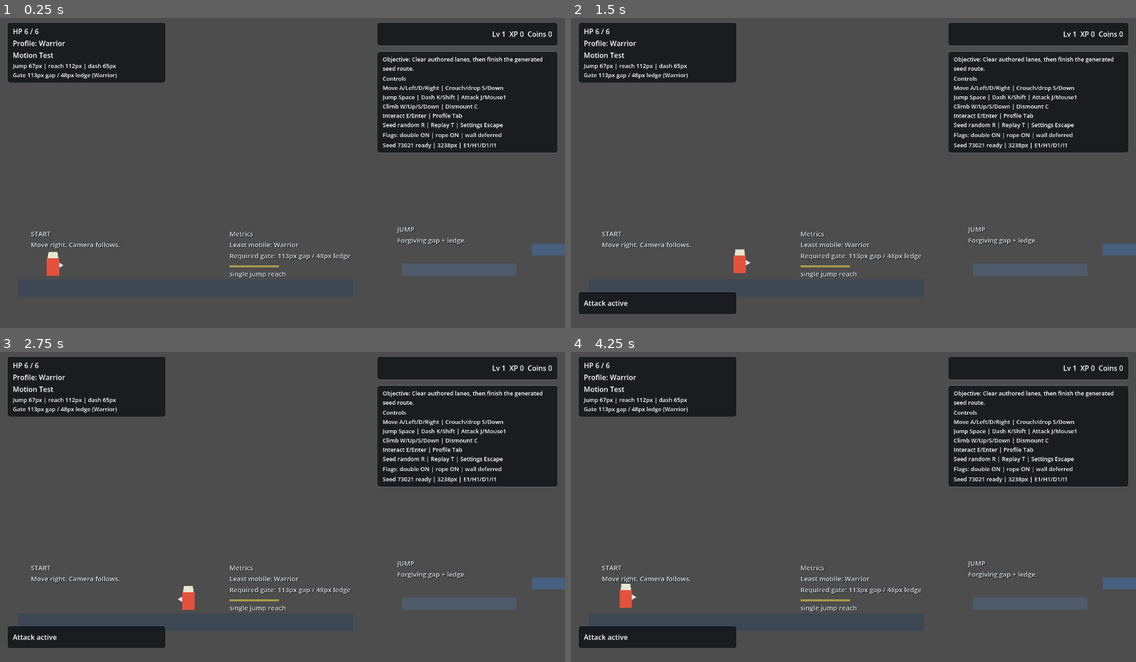
Above: before the commit, frames 1-4 (two rows, left to right).
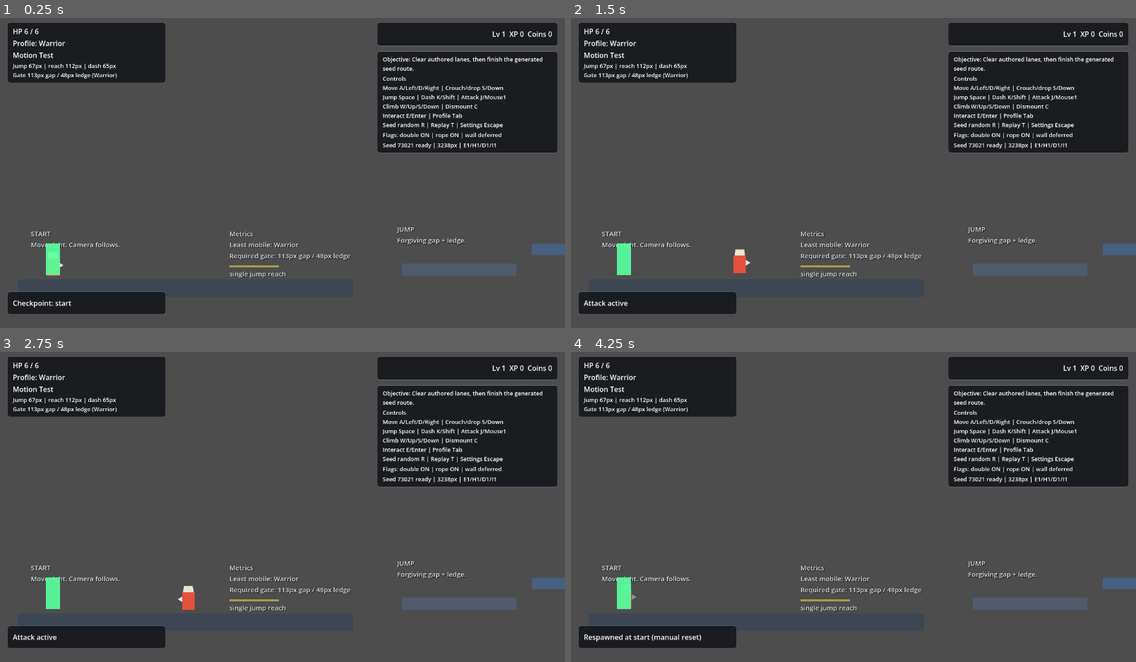
Above: after the commit, the same moments.

Repository: simpleusername96/cardborne-platformer
Game: Godot game, scene res://scenes/main/Main.tscn
Two runs of this game, one before a commit and one after it. Both use one fixed random seed, a clock stepped at 60 frames per second and the inputs below.
Inputs (mouse positions are in pixels of both pictures, inside the frame that each line leads up to):
- Up to frame 1 (0.25 s): no input
- Up to frame 2 (1.5 s): tap Enter at 0.5 s; move the mouse to (977, 157) at 0.52 s; hold D (move_right) from 0.53 s (still down); tap J (attack) at 0.6 s; click (977, 157) at 0.67 s; tap Space (jump) at 0.77, 1.07 s; tap K (dash) at 0.8, 1.35 s; move the mouse to (740, 188) at 1.27 s
- Up to frame 3 (2.75 s): tap Space (jump) at 1.52, 1.55, 1.82, 2.1 s; move the mouse to (339, 438) at 2.02 s; release D (move_right) at 2.03 s; hold A (move_left) from 2.03 s (still down); tap J (attack) at 2.3 s
- Up to frame 4 (4.25 s): move the mouse to (825, 572) at 2.77 s; release A (move_left) at 2.78 s; hold D (move_right) from 2.78 s (still down); tap J (attack) at 2.85 s; click (825, 572) at 2.92 s; tap Space (jump) at 3.02, 3.32, 3.77, 3.8, 4.07 s; tap K (dash) at 3.05, 3.6 s; move the mouse to (1023, 556) at 3.52 s; tap Backspace (reset_testbed) at 4.15 s

The runs differ from the first frame. In frame 1, 2.2% of the frame differs, in the area x 1-30%, y 72-96%; in frame 2, 0.3%; in frame 3, 0.3%; in frame 4, 0.5%.

Commit message:
Add checkpoint respawn recovery

Diff:
--- a/scripts/autoload/Game.gd
+++ b/scripts/autoload/Game.gd
@@ -106,7 +106,7 @@
 		["open_build_panel", "profile debug"],
 		["regenerate_landscape", "random seed"],
 		["replay_landscape", "replay seed"],
-		["reset_testbed", "reset player"],
+		["reset_testbed", "checkpoint reset"],
 		["pause", "settings"],
 	]
 	var lines: Array[String] = []
@@ -161,9 +161,17 @@
 
 func _on_player_died() -> void:
 	SignalBus.status_message_changed.emit("Player defeated")
-	call_deferred("_reload_after_death")
+	call_deferred("_recover_after_death")
 
 
-func _reload_after_death() -> void:
-	await get_tree().create_timer(0.7).timeout
+func _recover_after_death() -> void:
+	await get_tree().create_timer(0.45).timeout
+	if RunState.current_health > 0:
+		return
+
+	var active_stage := get_tree().get_first_node_in_group("active_stage")
+	if active_stage != null and active_stage.has_method("respawn_player_after_defeat"):
+		active_stage.respawn_player_after_defeat()
+		return
+
 	reload_current_stage()
--- a/scripts/autoload/RunState.gd
+++ b/scripts/autoload/RunState.gd
@@ -157,6 +157,11 @@
 	SignalBus.player_health_changed.emit(current_health, max_health)
 
 
+func revive_player() -> void:
+	current_health = max_health
+	SignalBus.player_health_changed.emit(current_health, max_health)
+
+
 func set_setting(setting_name: String, value: Variant) -> void:
 	if not settings.has(setting_name):
 		push_warning("Unknown setting: %s" % setting_name)
--- a/scripts/autoload/SignalBus.gd
+++ b/scripts/autoload/SignalBus.gd
@@ -14,3 +14,4 @@
 signal testbed_flags_changed(flags: Dictionary)
 signal testbed_objective_changed(objective: String)
 signal testbed_route_status_changed(status: String)
+signal checkpoint_changed(checkpoint_id: String, checkpoint_position: Vector2)
--- a/scripts/player/PlayerController.gd
+++ b/scripts/player/PlayerController.gd
@@ -276,6 +276,27 @@
 	camera.make_current()
 
 
+func respawn_at(respawn_position: Vector2, invulnerability_time: float) -> void:
+	global_position = respawn_position
+	velocity = Vector2.ZERO
+	coyote_timer = 0.0
+	jump_buffer_timer = 0.0
+	dash_timer = 0.0
+	dash_cooldown_timer = 0.0
+	attack_cooldown_timer = 0.0
+	attack_timer = 0.0
+	one_way_drop_timer = 0.0
+	is_dashing = false
+	is_climbing = false
+	climbable_count = 0
+	invulnerability_timer = invulnerability_time
+	set_collision_mask_value(2, true)
+	attack_hitbox.set_active(false, false)
+	attack_hitbox.visible = false
+	dash_charges_left = _max_dash_charges()
+	extra_jumps_left = _max_extra_jumps()
+
+
 func _apply_run_state() -> void:
 	stats = RunState.get_effective_stats()
 	var profile := RunState.selected_profile
--- /dev/null
+++ b/scripts/stages/FallResetZone.gd
@@ -0,0 +1,32 @@
+class_name FallResetZone
+extends Area2D
+
+@export var zone_size: Vector2 = Vector2(2000.0, 160.0)
+@export var reason: String = "fall"
+
+
+func _ready() -> void:
+	collision_layer = 0
+	collision_mask = 4
+	body_entered.connect(_on_body_entered)
+	_ensure_shape()
+
+
+func _on_body_entered(body: Node) -> void:
+	if not body.is_in_group("player"):
+		return
+
+	var active_stage := get_tree().get_first_node_in_group("active_stage")
+	if active_stage != null and active_stage.has_method("respawn_player"):
+		active_stage.respawn_player(reason)
+
+
+func _ensure_shape() -> void:
+	if get_node_or_null("CollisionShape2D") != null:
+		return
+
+	var shape := CollisionShape2D.new()
+	var rect := RectangleShape2D.new()
+	rect.size = zone_size
+	shape.shape = rect
+	add_child(shape)
--- a/scripts/stages/MotionTestStage.gd
+++ b/scripts/stages/MotionTestStage.gd
@@ -27,6 +27,7 @@
 	_set_player_spawn(Vector2(120.0, GROUND_TOP - PLAYER_FOOT_OFFSET))
 	_build_authored_route()
 	_build_generated_route(active_seed, false)
+	_rebuild_fall_reset_zone()
 	super._ready()
 	_configure_spawned_player()
 	_publish_testbed_context("Clear authored lanes, then finish the generated seed route.")
@@ -42,7 +43,7 @@
 		_build_generated_route(active_seed, true)
 	elif event.is_action_pressed("reset_testbed"):
 		get_viewport().set_input_as_handled()
-		_reset_player_to(player_spawn.global_position if player_spawn != null else Vector2(120.0, GROUND_TOP - PLAYER_FOOT_OFFSET))
+		respawn_player("manual reset")
 
 
 func complete_stage() -> void:
@@ -99,6 +100,7 @@
 		Vector2(70.0, 545.0),
 		300.0
 	)
+	_add_checkpoint(test_objects, "CheckpointStart", Vector2(120.0, GROUND_TOP - PLAYER_FOOT_OFFSET), "start")
 	_add_label(
 		world,
 		"Metrics\nLeast mobile: %s\nRequired gate: %.0fpx gap / %.0fpx ledge" % [least_name, required_gap, required_ledge],
@@ -113,15 +115,18 @@
 	_add_platform(world, "CoyoteLedge", Vector2(1320.0, 592.0), Vector2(230.0, 26.0), Color(0.28, 0.38, 0.50, 1.0))
 	_add_platform(world, "JumpBufferOneWay", Vector2(1600.0, 528.0), Vector2(250.0, 22.0), Color(0.25, 0.48, 0.58, 1.0), true)
 	_add_platform(world, "DropRecovery", Vector2(1720.0, GROUND_Y), Vector2(430.0, 40.0), Color(0.24, 0.28, 0.33, 1.0))
+	_add_checkpoint(test_objects, "CheckpointTiming", Vector2(1750.0, GROUND_TOP - PLAYER_FOOT_OFFSET), "timing")
 	_add_label(world, "TIMING\nCoyote ledge, jump buffer, one-way drop to recovery.", Vector2(1380.0, 465.0), 420.0)
 
 	_add_platform(world, "DashPrep", Vector2(2180.0, 622.0), Vector2(300.0, 28.0), Color(0.31, 0.36, 0.42, 1.0))
 	_add_platform(world, "DashLanding", Vector2(2580.0, 582.0), Vector2(280.0, 28.0), Color(0.36, 0.38, 0.48, 1.0))
+	_add_checkpoint(test_objects, "CheckpointDash", Vector2(2180.0, 602.0), "dash")
 	_add_label(world, "DASH GAP\nUse jump + dash. Sized from shared metrics.", Vector2(2080.0, 505.0), 430.0)
 
 	_add_platform(world, "ClimbLower", Vector2(2920.0, GROUND_Y), Vector2(420.0, 40.0), Color(0.24, 0.28, 0.33, 1.0))
 	_add_climbable(test_objects, "RopeClimb", Vector2(3060.0, 526.0), Vector2(44.0, 270.0))
 	_add_platform(world, "ClimbUpper", Vector2(3240.0, 400.0), Vector2(330.0, 28.0), Color(0.31, 0.36, 0.42, 1.0))
+	_add_checkpoint(test_objects, "CheckpointClimb", Vector2(2920.0, GROUND_TOP - PLAYER_FOOT_OFFSET), "climb")
 	_add_label(world, "ROPE / LADDER\nW/S or Up/Down to climb. Space dismount.", Vector2(2850.0, 355.0), 420.0)
 
 	_add_platform(world, "DoubleJumpBranch", Vector2(3580.0, 318.0), Vector2(260.0, 26.0), Color(0.42, 0.35, 0.52, 1.0))
@@ -131,6 +136,7 @@
 
 	_add_platform(world, "CombatGround", Vector2(4170.0, GROUND_Y), Vector2(940.0, 40.0), Color(0.24, 0.28, 0.33, 1.0))
 	_add_label(world, "COMBAT CONTRACTS\nWalker enemy, hazard, destructible, NPC interaction.", Vector2(3820.0, 545.0), 500.0)
+	_add_checkpoint(test_objects, "CheckpointCombat", Vector2(3740.0, GROUND_TOP - PLAYER_FOOT_OFFSET), "combat")
 	_add_walker(test_objects, "AuthoredWalker", Vector2(3840.0, GROUND_TOP), 115.0)
 	_add_destructible(test_objects, "BreakableGate", Vector2(4230.0, GROUND_TOP), 3)
 	_add_hazard(test_objects, "SpikeStrip", Vector2(4445.0, GROUND_TOP - 8.0), Vector2(160.0, 22.0), Vector2(-240.0, -220.0))
@@ -156,6 +162,7 @@
 	var y := GROUND_Y
 
 	generated_spawn = Vector2(start_x - 145.0, GROUND_TOP - PLAYER_FOOT_OFFSET)
+	_add_checkpoint(generated_root, "CheckpointGeneratedStart", generated_spawn, "generated_start")
 	_add_label(
 		generated_root,
 		"GENERATED MINI ROUTE\nSeed %d | R random | T replay same seed" % seed,
@@ -208,11 +215,13 @@
 		"failure_reason": "" if valid else "route fits inside one viewport",
 	}
 	route_bounds = Rect2(0.0, 0.0, maxf(x + 700.0, 7200.0), 780.0)
+	_rebuild_fall_reset_zone()
 	_configure_spawned_player()
 	SignalBus.testbed_route_status_changed.emit(_route_status_text("ready" if valid else "invalid"))
 
 	if move_player_to_generated_start:
-		_reset_player_to(generated_spawn)
+		set_checkpoint("generated_start", generated_spawn, false)
+		respawn_player("generated seed")
 		SignalBus.status_message_changed.emit("Generated seed %d ready" % seed)
 
 
@@ -223,19 +232,29 @@
 	SignalBus.testbed_route_status_changed.emit(_route_status_text("ready"))
 
 
+func _after_player_respawned() -> void:
+	_configure_spawned_player()
+
+
 func _configure_spawned_player() -> void:
 	if player != null and is_instance_valid(player):
 		player.set_camera_limits(route_bounds)
 
 
-func _reset_player_to(position: Vector2) -> void:
-	if player == null or not is_instance_valid(player):
+func _rebuild_fall_reset_zone() -> void:
+	if test_objects == null:
 		return
 
-	player.global_position = position
-	player.velocity = Vector2.ZERO
-	if player.has_method("set_camera_limits"):
-		player.set_camera_limits(route_bounds)
+	var existing := test_objects.get_node_or_null("FallResetZone")
+	if existing != null:
+		test_objects.remove_child(existing)
+		existing.free()
+
+	var zone := FallResetZone.new()
+	zone.name = "FallResetZone"
+	zone.position = Vector2(route_bounds.position.x + route_bounds.size.x * 0.5, route_bounds.position.y + route_bounds.size.y + 80.0)
+	zone.zone_size = Vector2(route_bounds.size.x + 800.0, 170.0)
+	test_objects.add_child(zone)
 
 
 func _route_status_text(state: String) -> String:
@@ -319,6 +338,15 @@
 	return climbable
 
 
+func _add_checkpoint(parent: Node, object_name: String, respawn_position: Vector2, checkpoint_id: String) -> StageCheckpoint:
+	var checkpoint := StageCheckpoint.new()
+	checkpoint.name = object_name
+	checkpoint.position = respawn_position
+	checkpoint.checkpoint_id = checkpoint_id
+	parent.add_child(checkpoint)
+	return checkpoint
+
+
 func _add_hazard(parent: Node, object_name: String, center: Vector2, size: Vector2, knockback: Vector2) -> Hazard:
 	var hazard := Hazard.new()
 	hazard.name = object_name
--- a/scripts/stages/StageBase.gd
+++ b/scripts/stages/StageBase.gd
@@ -7,9 +7,12 @@
 @export var stage_display_name: String = "Motion Test"
 @export var player_scene: PackedScene = preload("res://scenes/player/Player.tscn")
 @export var spawn_player_on_ready: bool = true
+@export var respawn_invulnerability_time: float = 1.0
 
 var player: PlayerController
 var _completed: bool = false
+var current_checkpoint_id: String = "spawn"
+var current_checkpoint_position: Vector2 = Vector2.ZERO
 
 @onready var player_spawn: Marker2D = get_node_or_null("PlayerSpawn")
 @onready var actors_container: Node2D = get_node_or_null("Actors")
@@ -18,6 +21,7 @@
 func _ready() -> void:
 	add_to_group("active_stage")
 	SignalBus.stage_started.emit(stage_id, stage_display_name)
+	current_checkpoint_position = _default_spawn_position()
 	if spawn_player_on_ready:
 		spawn_player()
 
@@ -34,7 +38,50 @@
 
 	var parent_node: Node = actors_container if actors_container != null else self
 	parent_node.add_child(player)
-	player.global_position = player_spawn.global_position if player_spawn != null else global_position
+	player.global_position = _default_spawn_position()
+	_after_player_respawned()
+
+
+func set_checkpoint(checkpoint_id: String, checkpoint_position: Vector2, announce: bool = true) -> void:
+	if checkpoint_id.is_empty():
+		checkpoint_id = "checkpoint"
+
+	if current_checkpoint_id == checkpoint_id and current_checkpoint_position.is_equal_approx(checkpoint_position):
+		return
+
+	current_checkpoint_id = checkpoint_id
+	current_checkpoint_position = checkpoint_position
+	SignalBus.checkpoint_changed.emit(current_checkpoint_id, current_checkpoint_position)
+	if announce:
+		SignalBus.status_message_changed.emit("Checkpoint: %s" % current_checkpoint_id)
+
+
+func respawn_player(reason: String = "respawn") -> void:
+	if player == null or not is_instance_valid(player):
+		spawn_player()
+	if player == null or not is_instance_valid(player):
+		return
+
+	RunState.revive_player()
+	if player.has_method("respawn_at"):
+		player.respawn_at(current_checkpoint_position, respawn_invulnerability_time)
+	else:
+		player.global_position = current_checkpoint_position
+		player.velocity = Vector2.ZERO
+	_after_player_respawned()
+	SignalBus.status_message_changed.emit("Respawned at %s (%s)" % [current_checkpoint_id, reason])
+
+
+func respawn_player_after_defeat() -> void:
+	respawn_player("defeated")
+
+
+func _default_spawn_position() -> Vector2:
+	return player_spawn.global_position if player_spawn != null else global_position
+
+
+func _after_player_respawned() -> void:
+	pass
 
 
 func complete_stage() -> void:
--- /dev/null
+++ b/scripts/stages/StageCheckpoint.gd
@@ -0,0 +1,53 @@
+class_name StageCheckpoint
+extends Area2D
+
+@export var checkpoint_id: String = "checkpoint"
+@export var respawn_offset: Vector2 = Vector2.ZERO
+@export var checkpoint_size: Vector2 = Vector2(64.0, 96.0)
+
+var _visual: Polygon2D
+
+
+func _ready() -> void:
+	collision_layer = 256
+	collision_mask = 4
+	body_entered.connect(_on_body_entered)
+	_ensure_shape_and_visual()
+
+
+func _on_body_entered(body: Node) -> void:
+	if not body.is_in_group("player"):
+		return
+
+	var active_stage := get_tree().get_first_node_in_group("active_stage")
+	if active_stage != null and active_stage.has_method("set_checkpoint"):
+		active_stage.set_checkpoint(checkpoint_id, global_position + respawn_offset)
+		_set_active_visual()
+
+
+func _ensure_shape_and_visual() -> void:
+	if get_node_or_null("CollisionShape2D") == null:
+		var shape := CollisionShape2D.new()
+		var rect := RectangleShape2D.new()
+		rect.size = checkpoint_size
+		shape.position = Vector2(0.0, -checkpoint_size.y * 0.5)
+		shape.shape = rect
+		add_child(shape)
+
+	_visual = get_node_or_null("Visual") as Polygon2D
+	if _visual == null:
+		_visual = Polygon2D.new()
+		_visual.name = "Visual"
+		_visual.color = Color(0.30, 0.70, 1.0, 0.70)
+		_visual.polygon = PackedVector2Array([
+			Vector2(-16.0, -72.0),
+			Vector2(16.0, -72.0),
+			Vector2(16.0, 0.0),
+			Vector2(-16.0, 0.0),
+		])
+		add_child(_visual)
+
+
+func _set_active_visual() -> void:
+	if _visual != null:
+		_visual.color = Color(0.35, 1.0, 0.62, 0.92)
Not shown, added: scripts/stages/FallResetZone.gd.uid
Not shown, added: scripts/stages/StageCheckpoint.gd.uid
Not shown, added: .agent/execplans/checkpoint_respawn_recovery.md
